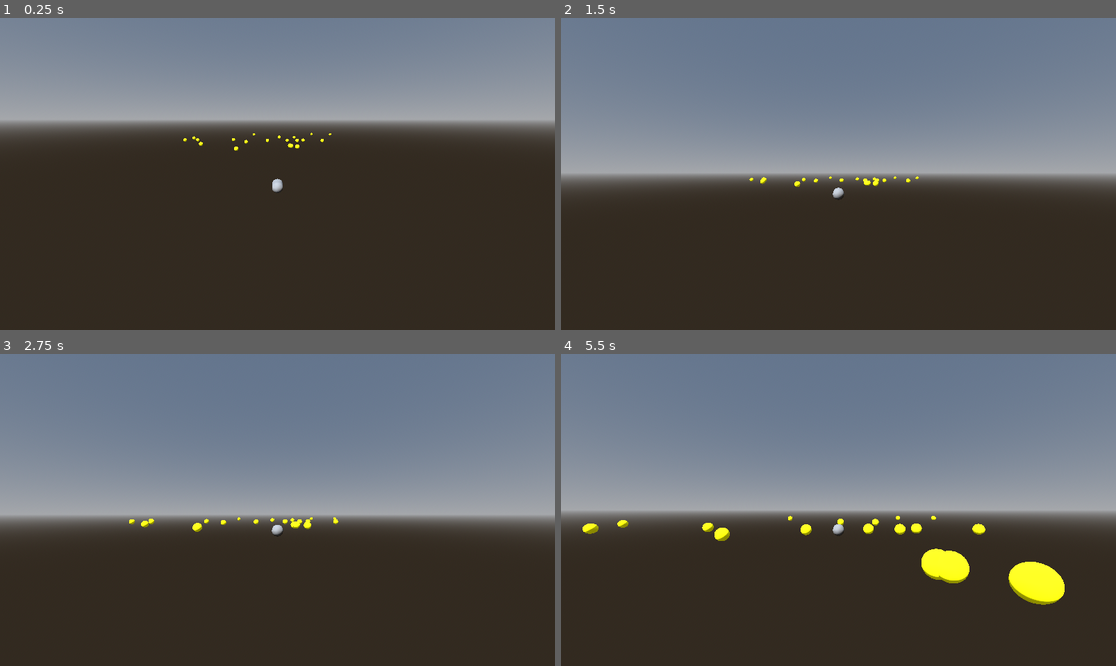
Above: before the commit, frames 1-4 (two rows, left to right).
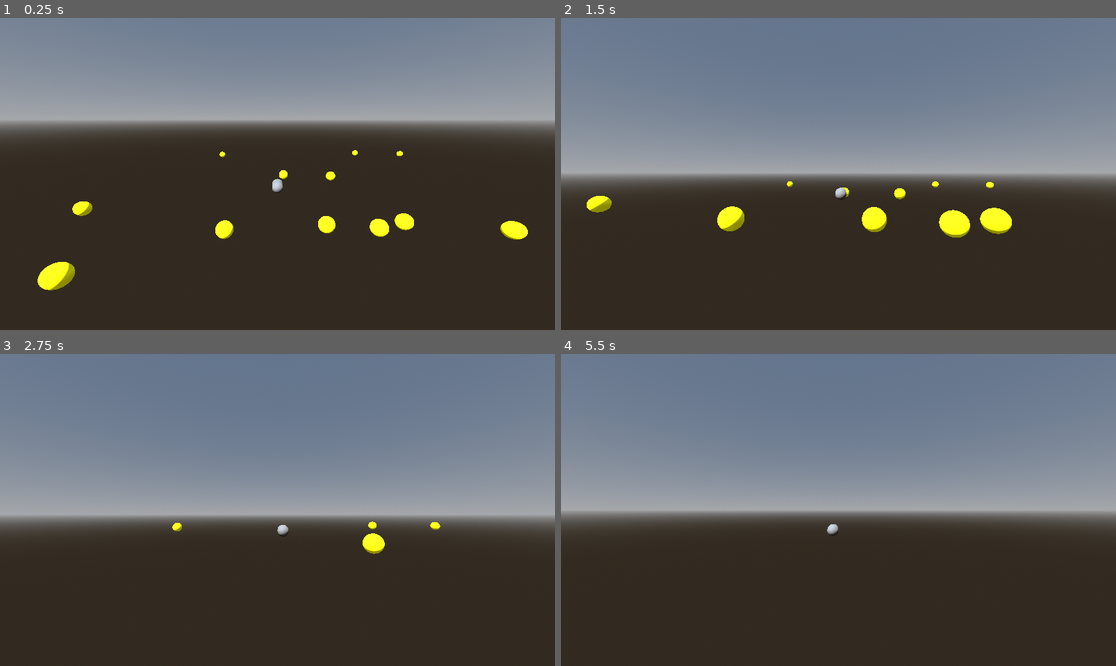
Above: after the commit, the same moments.

Repository: weaponx69/sky-runner
Game: Godot game, scene res://scenes/MainGame.tscn
The game is run twice, just before and just after one commit, with the same random seed, the same clock (stepped at 60 frames per second) and the same inputs.
Inputs (mouse positions are in pixels of both pictures, inside the frame that each line leads up to):
- Up to frame 1 (0.25 s): no input
- Up to frame 2 (1.5 s): tap Enter at 0.5, 0.6, 1.35 s; move the mouse to (866, 174) at 0.52 s; hold D (ui_right, bound only after the commit) 0.53-1.28 s; move the mouse to (810, 174) at 1.27 s; hold A (ui_left, bound only after the commit) from 1.28 s (still down)
- Up to frame 3 (2.75 s): move the mouse to (288, 503) at 2.02 s; release A (ui_left, bound only after the commit) at 2.03 s; hold D (ui_right, bound only after the commit) from 2.03 s (still down); tap Enter at 2.1 s
- Up to frame 4 (5.5 s): move the mouse to (832, 516) at 2.77 s; tap Enter every 0.75 s from 2.85 to 5.1 s; move the mouse to (877, 513) at 3.52 s; release D (ui_right, bound only after the commit) at 3.53 s; hold A (ui_left, bound only after the commit) from 3.53 s (still down); move the mouse to (794, 506) at 4.27 s; move the mouse to (844, 510) at 5.02 s

The runs differ from the first frame. In frame 1, 1.7% of the frame differs, in the area x 6-96%, y 36-88%; in frame 2, 1.9%; in frame 3, 0.6%; in frame 4, 2.5%, in the area x 3-91%, y 51-81%.

Commit message:
Added left and right movement

Diff:
--- a/project.godot
+++ b/project.godot
@@ -18,3 +18,20 @@
 [editor_plugins]
 
 enabled=PackedStringArray("res://addons/gamedev_assistant/plugin.cfg")
+
+[input]
+
+ui_left={
+"deadzone": 0.5,
+"events": [Object(InputEventKey,"resource_local_to_scene":false,"resource_name":"","device":-1,"window_id":0,"alt_pressed":false,"shift_pressed":false,"ctrl_pressed":false,"meta_pressed":false,"pressed":false,"keycode":65,"physical_keycode":0,"key_label":0,"unicode":97,"location":0,"echo":false,"script":null)
+, Object(InputEventJoypadButton,"resource_local_to_scene":false,"resource_name":"","device":0,"button_index":13,"pressure":0.0,"pressed":false,"script":null)
+, Object(InputEventJoypadMotion,"resource_local_to_scene":false,"resource_name":"","device":0,"axis":0,"axis_value":-1.0,"script":null)
+]
+}
+ui_right={
+"deadzone": 0.5,
+"events": [Object(InputEventKey,"resource_local_to_scene":false,"resource_name":"","device":-1,"window_id":0,"alt_pressed":false,"shift_pressed":false,"ctrl_pressed":false,"meta_pressed":false,"pressed":false,"keycode":68,"physical_keycode":0,"key_label":0,"unicode":100,"location":0,"echo":false,"script":null)
+, Object(InputEventJoypadButton,"resource_local_to_scene":false,"resource_name":"","device":0,"button_index":14,"pressure":0.0,"pressed":false,"script":null)
+, Object(InputEventJoypadMotion,"resource_local_to_scene":false,"resource_name":"","device":0,"axis":0,"axis_value":1.0,"script":null)
+]
+}
--- a/scenes/Angel.tscn
+++ b/scenes/Angel.tscn
@@ -7,7 +7,6 @@
 [sub_resource type="CapsuleShape3D" id="CapsuleShape3D_tlrrg"]
 
 [node name="Angel" type="CharacterBody3D"]
-transform = Transform3D(1, 0, 0, 0, 1, 0, 0, 0, 1, 0, 0, 50)
 script = ExtResource("1_cqiqw")
 
 [node name="PlayerMesh" type="MeshInstance3D" parent="."]
@@ -23,7 +22,6 @@
 spring_length = 16.0
 
 [node name="Camera3D" type="Camera3D" parent="SpringArm3D"]
-transform = Transform3D(1, 0, 0, 0, 1, 0, 0, 0, 1, 0, 0, 0)
 current = true
 
 [node name="@Node3D@57078" type="Node3D" parent="."]
--- a/scripts/Angel.gd
+++ b/scripts/Angel.gd
@@ -37,8 +37,11 @@
 	velocity.y = 0
 	# 2. Set the constant forward movement.
 	velocity.z = -speed
+	# 2.5 Handle horizontal input (A/D)
+	var input_dir = Input.get_axis("ui_left", "ui_right")
+	velocity.x = input_dir * strafe_speed
 	# 3. Handle the visual sway for the mesh based on left/right input.
-	var sway_input = Input.get_axis("ui_left", "ui_right")
+	var sway_input = input_dir
 	var target_pos_x = sway_input * sway_max_x
 	player_mesh.position.x = lerp(player_mesh.position.x, target_pos_x, sway_speed * delta)
 	# 4. Apply the final movement and handle collisions.
Not shown: 1 places in scenes/MainGame.tscn that only renumber resources
Not shown: 1 places in scenes/Orb3D.tscn that only renumber resources
